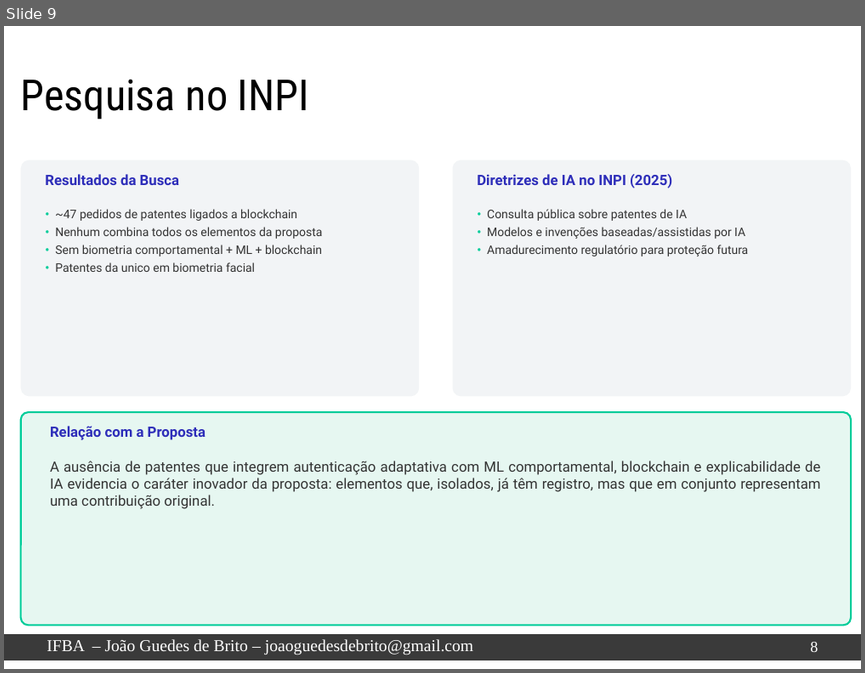
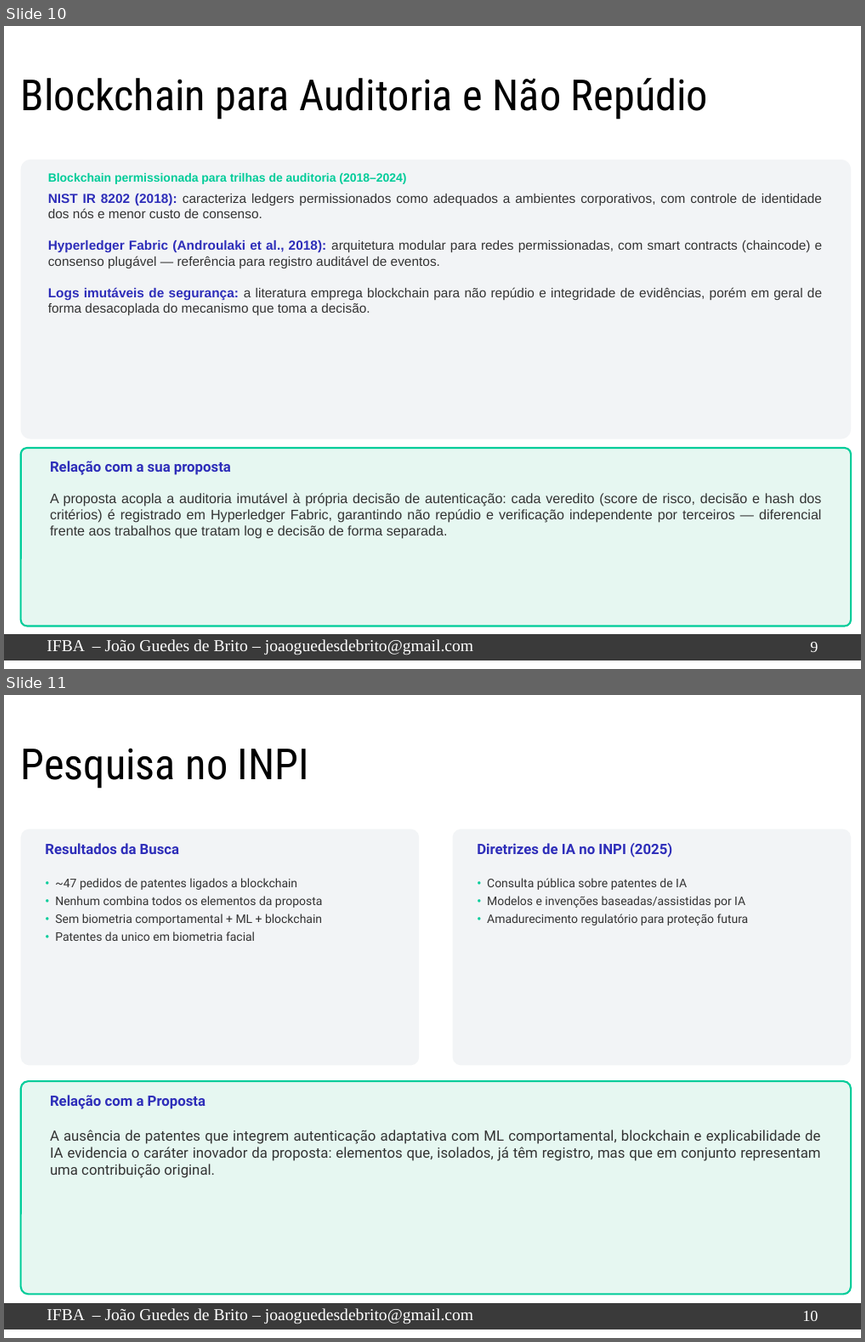
Before and after one commit to jgbcientista/gestao-autonomo, a slide deck: docs/trabalhos-relacionados.pptx. Shown one above the other, each under a label of ours: slide 9 before the commit, slides 10 and 11 after it. The pictures are 865x673 and 865x1342 pixels, drawn with LibreOffice and Linux fonts; fonts in the diff are those of the drawing; background and template pictures are left out. Boxes give left, top, right and bottom in pixels: in the first picture for what was removed or moved away, otherwise in the second. Text is boxed around its words. In the diff, an @@ line names an element or a change of style, - is before the commit and + after.

```diff
--- a/docs/trabalhos-relacionados.pptx
+++ b/docs/trabalhos-relacionados.pptx
@@ slide 10 added at (4,26,861,669), background #FFFFFF; not listed: 2 template elements that a slide beside it also shows @@
@@ title added at (21,78,708,120), 36 pt, text #000000 @@
+Blockchain para Auditoria e Não Repúdio
@@ rounded rectangle added at (21,159,851,439), fill #F2F4F6 @@
@@ text added at (48,173,823,315), 11 pt, text #333333 @@
+Blockchain permissionada para trilhas de auditoria (2018–2024)
+NIST IR 8202 (2018): caracteriza ledgers permissionados como adequados a ambientes corporativos, com controle de identidade dos nós e menor custo de consenso.
+Hyperledger Fabric (Androulaki et al., 2018): arquitetura modular para redes permissionadas, com smart contracts (chaincode) e consenso plugável — referência para registro auditável de eventos.
+Logs imutáveis de segurança: a literatura emprega blockchain para não repúdio e integridade de evidências, porém em geral de forma desacoplada do mecanismo que toma a decisão.
@@ rounded rectangle added at (21,448,851,626), fill #E6F7F1, outline #00CC99 1.5 pt @@
@@ text added at (50,460,231,475), 12 pt, text #2D2DB9, bold @@
+Relação com a sua proposta
@@ text added at (50,493,822,539), 11.5 pt, text #333333 @@
+A proposta acopla a auditoria imutável à própria decisão de autenticação: cada veredito (score de risco, decisão e hash dos critérios) é registrado em Hyperledger Fabric, garantindo não repúdio e verificação independente por terceiros — diferencial frente aos trabalhos que tratam log e decisão de forma separada.
@@ page number added at (810,641,817,652), 13 pt, text #FFFFFF @@
+9
@@ what was slide 9 is now slide 11 @@
@@ page number at (802,1310,817,1321): text changed @@
-8
+10
```
Also in this commit, not shown: 12 slides changed, 1 other slide added.
